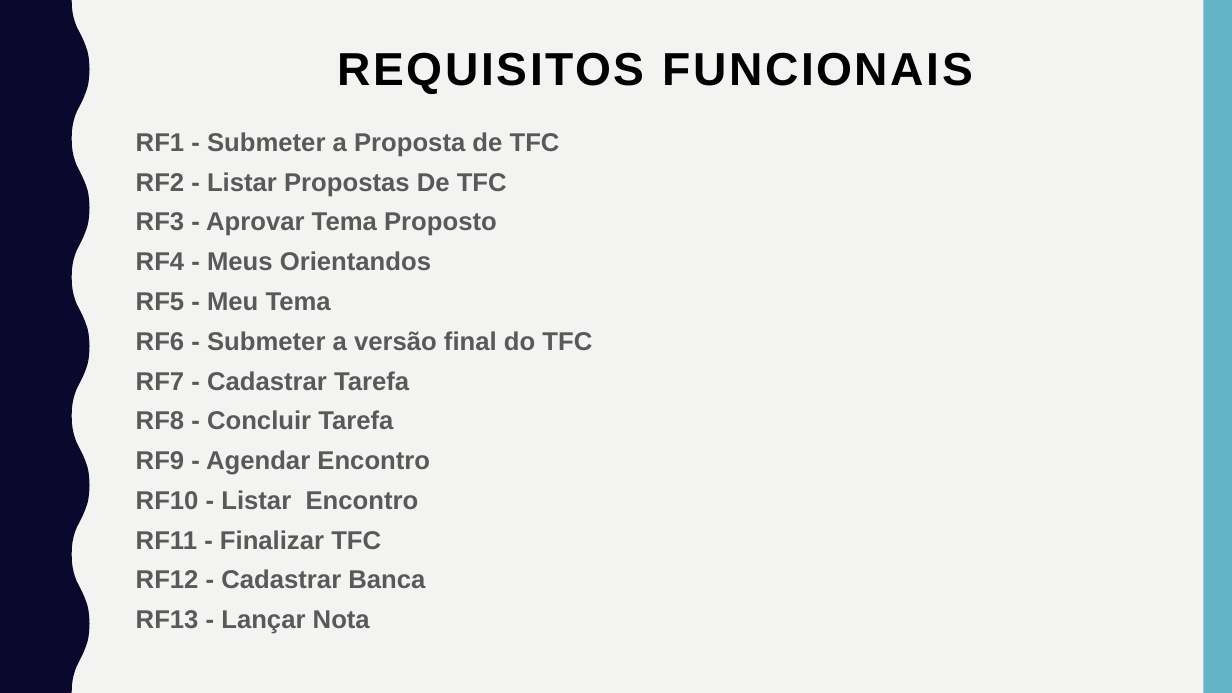
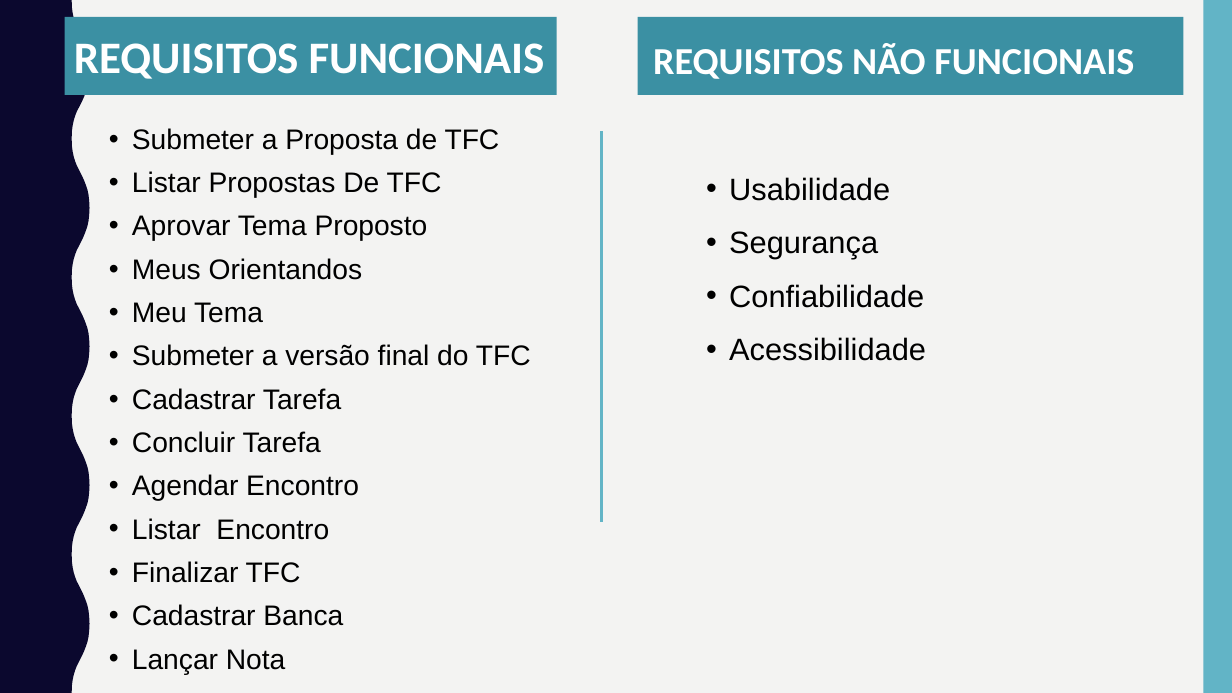
Before and after one commit to adilson-youtube/Relatorio_Sistema_Gestao_TCC, a slide deck: slide 12 of Apresentação/TFC.pptx (slide 14 before the commit). Drawn at 1232x693 pixels with LibreOffice and Linux fonts; fonts in the diff are those of the drawing. Boxes give left, top, right and bottom in pixels: in the first picture for what was removed or moved away, otherwise in the second. Text is boxed around its words. In the diff, an @@ line names an element or a change of style, - is before the commit and + after.

```diff
--- a/Apresentação/TFC.pptx
+++ b/Apresentação/TFC.pptx
@@ text "REQUISITOS FUNCIONAIS": place and size @@
-text "REQUISITOS FUNCIONAIS" at bbox=[338, 52, 973, 94]
+text "REQUISITOS FUNCIONAIS" at bbox=[74, 43, 545, 79]
@@ text "REQUISITOS FUNCIONAIS" at bbox=[74, 43, 545, 79]: size 36 to 35.1 pt, font Arial to Calibri, text colour #000000 to #FFFFFF, letter spacing 2 to 0 pt; alignment centre to left; vertical alignment top to middle @@
@@ rectangle added at bbox=[65, 17, 556, 94], fill #3B90A3 @@
@@ rectangle added at bbox=[638, 17, 1184, 94], fill #3B90A3 @@
@@ text added at bbox=[653, 43, 1134, 79], 29.7 pt, text #FFFFFF, bold @@
+REQUISITOS NÃO FUNCIONAIS
@@ text at bbox=[132, 128, 531, 674]: text changed; size 20 to 22 pt; text colour #595959 to #000000; bold off @@
-RF1 - Submeter a Proposta de TFC
-RF2 - Listar Propostas De TFC
-RF3 - Aprovar Tema Proposto
-RF4 - Meus Orientandos
-RF5 - Meu Tema
-RF6 - Submeter a versão final do TFC
-RF7 - Cadastrar Tarefa
-RF8 - Concluir Tarefa
-RF9 - Agendar Encontro
-RF10 - Listar Encontro
-RF11 - Finalizar TFC
-RF12 - Cadastrar Banca
-RF13 - Lançar Nota
+• Submeter a Proposta de TFC
+• Listar Propostas De TFC
+• Aprovar Tema Proposto
+• Meus Orientandos
+• Meu Tema
+• Submeter a versão final do TFC
+• Cadastrar Tarefa
+• Concluir Tarefa
+• Agendar Encontro
+• Listar Encontro
+• Finalizar TFC
+• Cadastrar Banca
+• Lançar Nota
@@ line added from (602, 131) to (602, 522), #62B4C6 2.25 pt @@
@@ text added at bbox=[729, 177, 926, 361], 24 pt, text #000000 @@
+• Usabilidade
+• Segurança
+• Confiabilidade
+• Acessibilidade
```
Also in this commit, not shown: 7 other slides changed, 4 slides added, 4 slides removed, 23 other files.
